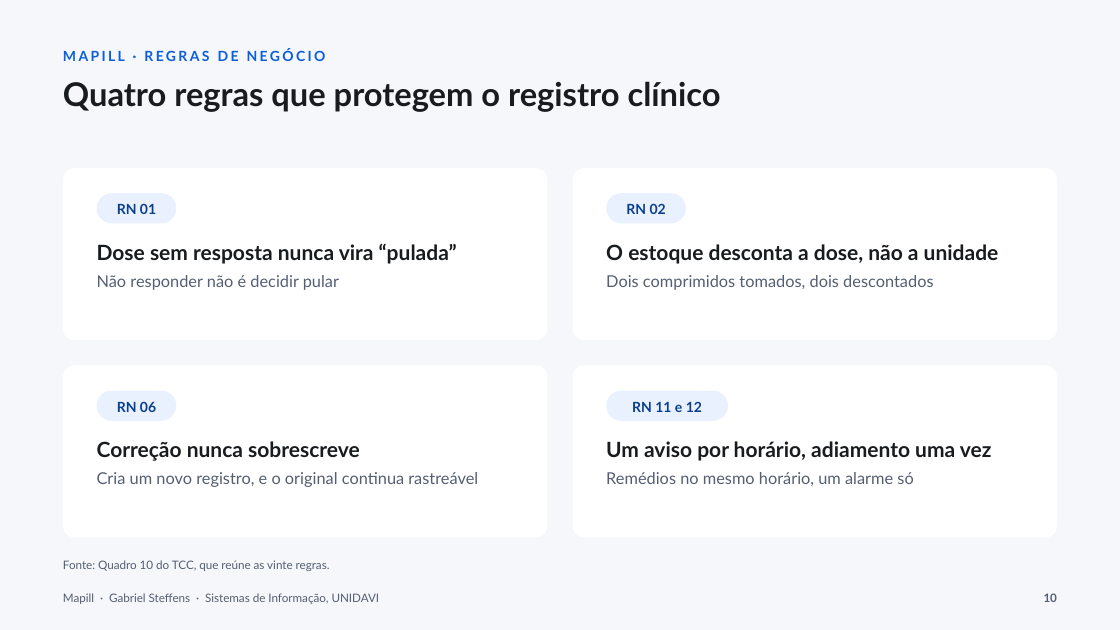
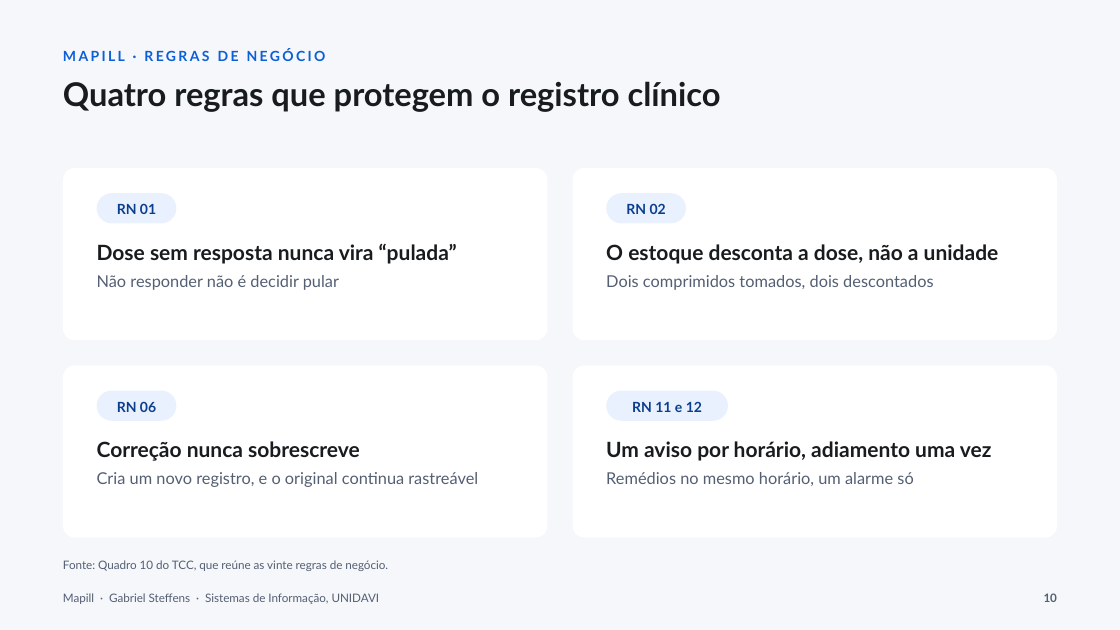
Before and after one commit to gabste8831/Mapill-Health-App, a slide deck: slide 9 of docs/tcc/apresentacao-mapill.pptx (slide 10 before the commit). Drawn at 1120x630 pixels with LibreOffice and Linux fonts; fonts in the diff are those of the drawing. Boxes give left, top, right and bottom in pixels: in the first picture for what was removed or moved away, otherwise in the second. Text is boxed around its words. In the diff, an @@ line names an element or a change of style, - is before the commit and + after.

```diff
--- a/docs/tcc/apresentacao-mapill.pptx
+++ b/docs/tcc/apresentacao-mapill.pptx
@@ text at <box>63,560,388,571</box>: text changed @@
-Fonte: Quadro 10 do TCC, que reúne as vinte regras.
+Fonte: Quadro 10 do TCC, que reúne as vinte regras de negócio.
```
Also in this commit, not shown: 6 other slides changed, 1 slide removed.
